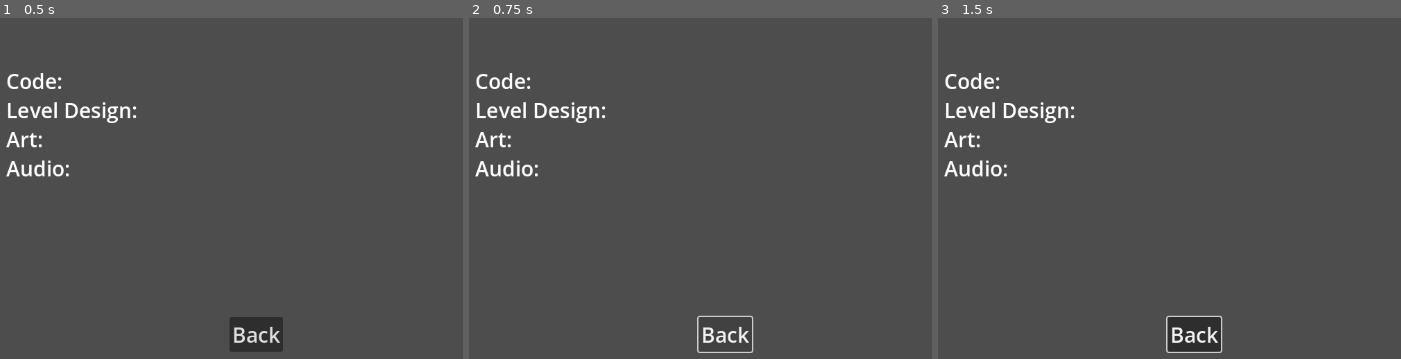
Above: before the commit, frames 1-3 (left to right).
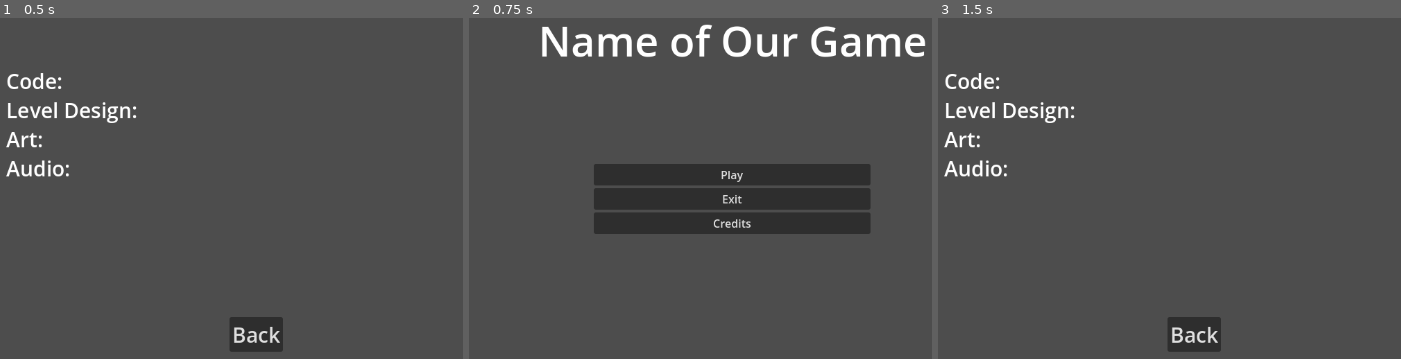
Above: after the commit, the same moments.

Repository: robotabc773/Brackeys2024.1
Game: Godot game, scene res://credits.tscn
Same seed, same stepped clock (60 frames per second), same inputs: the game is played once before the commit and once after it. This scene is started directly instead of the project's main scene.
Inputs (mouse positions are in pixels of both pictures, inside the frame that each line leads up to):
- Up to frame 1 (0.5 s): no input
- Up to frame 2 (0.75 s): click "Back" at 0.5 s
- Up to frame 3 (1.5 s): click (1201, 222) at 1.25 s, where only the run after the commit has a clickable "Credits"

Frame 1 is identical in both runs. In frame 2, 15% of the frame differs, in the area x 1-99%, y 1-99%; in frame 3, 0.2%.

Commit message:
Edited some button function

Diff:
--- /dev/null
+++ b/credits.gd
@@ -0,0 +1,7 @@
+extends Control
+
+
+
+
+func _on_button_pressed():
+	get_tree().change_scene_to_file("res://main_menu.tscn")
--- a/credits.tscn
+++ b/credits.tscn
@@ -1,4 +1,6 @@
-[gd_scene format=3 uid="uid://dug5k44k73w3o"]
+[gd_scene load_steps=2 format=3 uid="uid://dug5k44k73w3o"]
+
+[ext_resource type="Script" path="res://credits.gd" id="1_ijoxx"]
 
 [node name="Credits" type="Control"]
 layout_mode = 3
@@ -7,6 +9,7 @@
 anchor_bottom = 1.0
 grow_horizontal = 2
 grow_vertical = 2
+script = ExtResource("1_ijoxx")
 
 [node name="RichTextLabel" type="RichTextLabel" parent="."]
 layout_mode = 0
@@ -28,3 +31,5 @@
 offset_bottom = 574.0
 theme_override_font_sizes/font_size = 30
 text = "Back"
+
+[connection signal="pressed" from="Button" to="." method="_on_button_pressed"]
